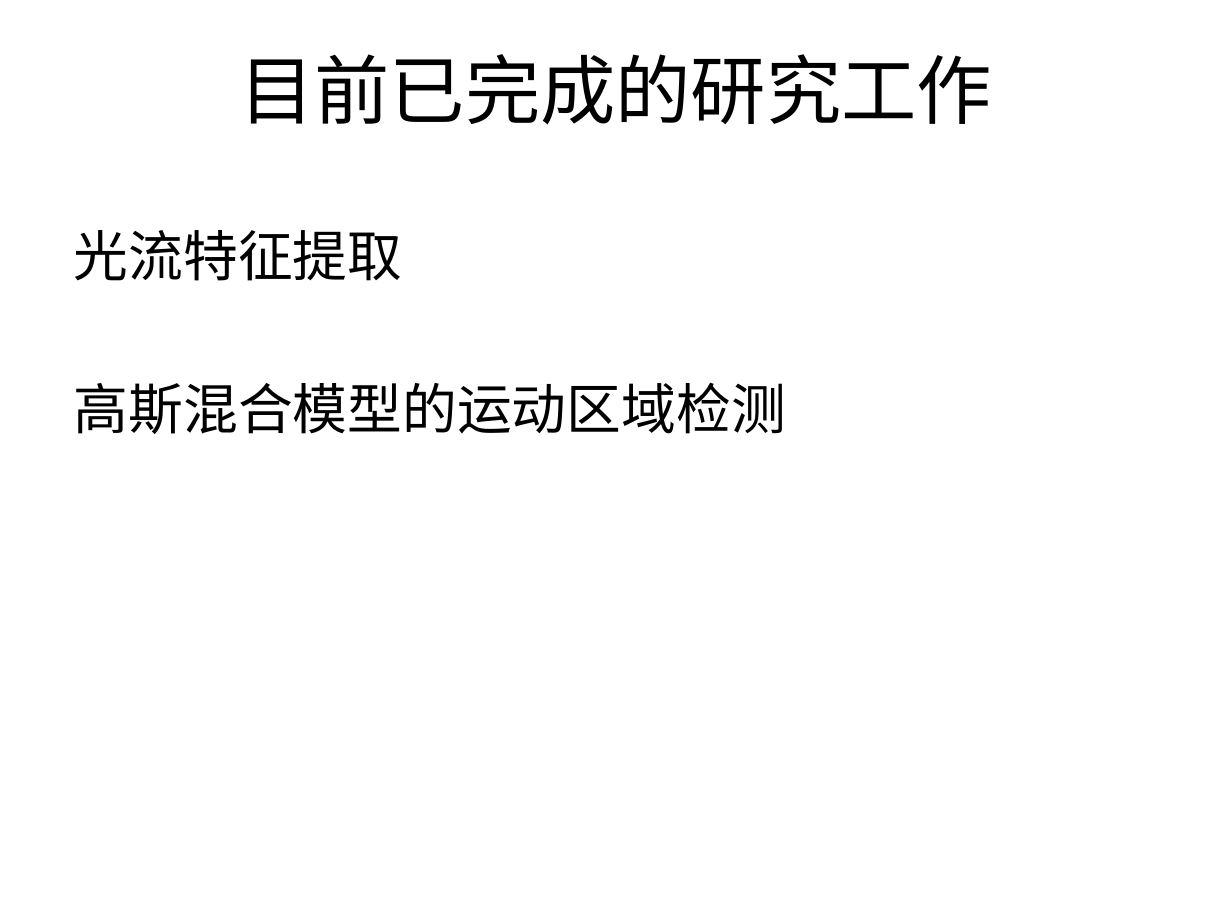
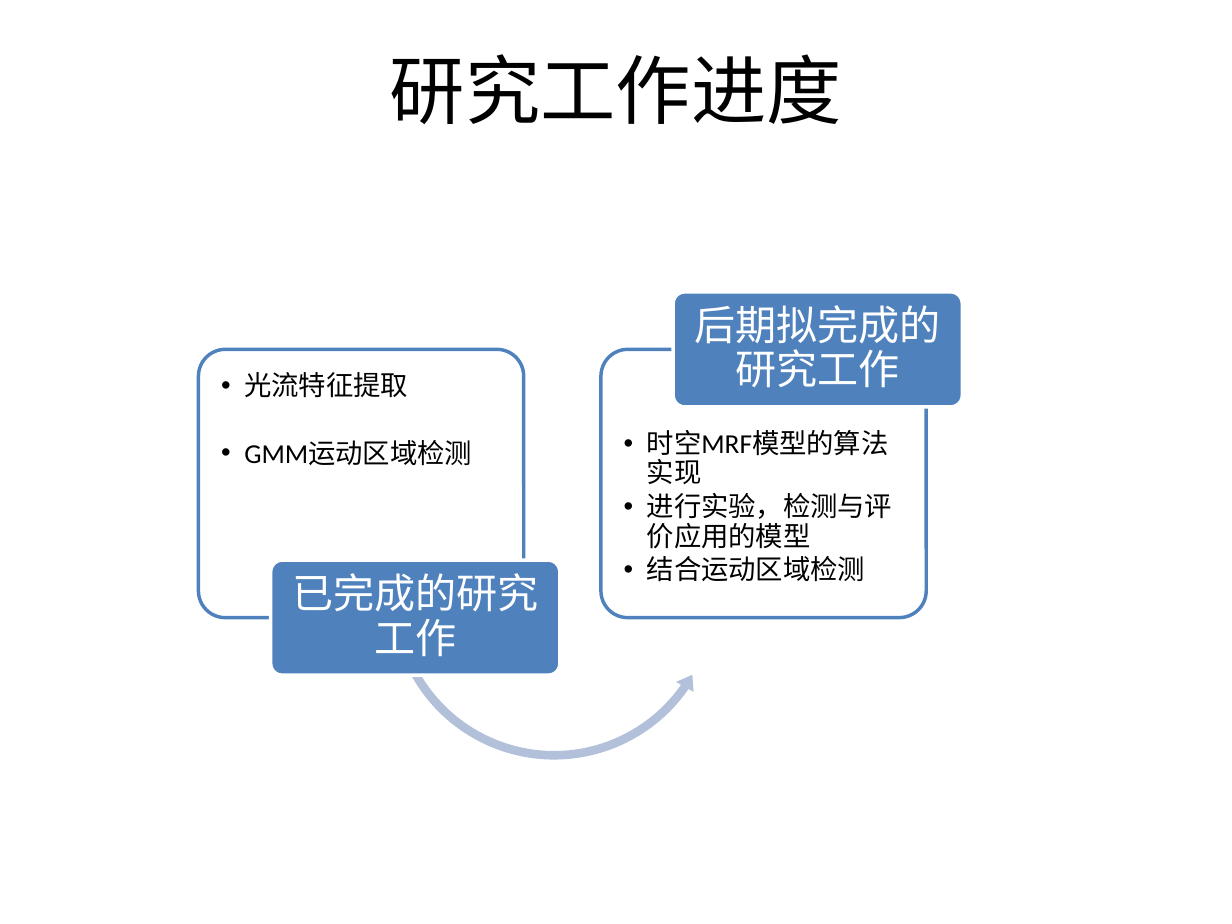
Before and after one commit to lftongheat/GraduateThesis, a slide deck: slide 7 of doc/论文中期报告-刘凤桐.pptx. Drawn at 1232x924 pixels with LibreOffice and Linux fonts; fonts in the diff are those of the drawing; background and template pictures are left out. Boxes give left, top, right and bottom in pixels: in the first picture for what was removed or moved away, otherwise in the second. Text is boxed around its words. In the diff, an @@ line names an element or a change of style, - is before the commit and + after.

Commit message:
update ppt

```diff
--- a/doc/论文中期报告-刘凤桐.pptx
+++ b/doc/论文中期报告-刘凤桐.pptx
@@ title at (390,54,842,124): text changed @@
-目前已完成的研究工作
+研究工作进度
@@ text removed at (74,230,786,434) @@
-光流特征提取
-高斯混合模型的运动区域检测
@@ group added at (198,292,962,765): 4 rounded rectangles, 4 texts, 1 left circular arrow @@
+  •• 光流特征提取
+  •• GMM运动区域检测
+已完成的研究工作
+  •• 时空MRF模型的算法实现
+  •• 进行实验，检测与评价应用的模型
+  •• 结合运动区域检测
+后期拟完成的研究工作
```
Also in this commit, not shown: 3 other slides changed, 1 slide removed, 2 other files.
